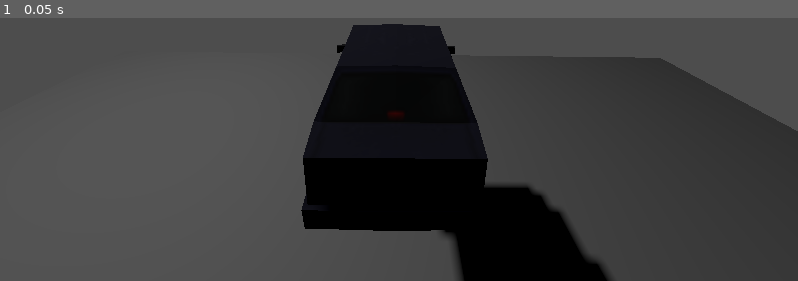
Above: before the commit, frame 1.
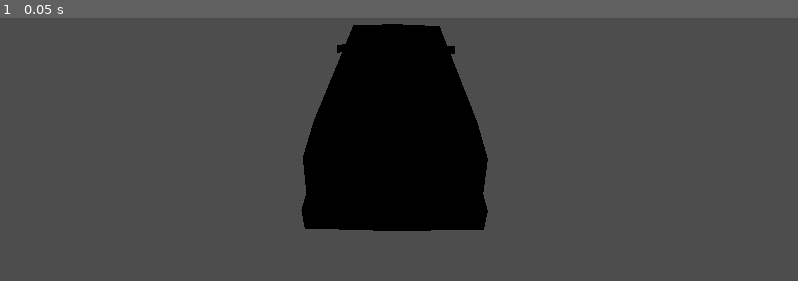
Above: after the commit, the same moment.

Repository: hypercomrade/psx-racer
Game: Godot game, scene res://world.tscn
Same seed, same stepped clock (60 frames per second), same inputs: the game is played once before the commit and once after it.
Inputs:
- Up to frame 1 (0.05 s): no input

The runs differ from the first frame. In frame 1, 12% of the frame differs, in the area x 38-100%, y 2-100%.

Commit message:
Expand floor etc

Diff:
--- /dev/null
+++ b/character_body_3d.gd
@@ -0,0 +1,55 @@
+extends CharacterBody3D
+
+# Movement variables
+@export var speed: float = 3.0
+@export var jump_force: float = 4.5
+@export var gravity: float = 9.8
+
+func _ready():
+	# Make sure the character starts on the ground
+	velocity.y = 0
+
+func _physics_process(delta):
+	# Apply gravity
+	if not is_on_floor():
+		velocity.y -= gravity * delta
+
+	# Handle jump
+	if Input.is_action_just_pressed("ui_accept") and is_on_floor():
+		velocity.y = jump_force
+
+	# Get input direction using your custom actions
+	var input_dir = Vector3.ZERO
+
+	# Forward/Reverse (Z-axis)
+	if Input.is_action_pressed("forward"):
+		input_dir.z -= 1
+	if Input.is_action_pressed("reverse"):
+		input_dir.z += 1
+
+	# Left/Right (X-axis)
+	if Input.is_action_pressed("left"):
+		input_dir.x -= 1
+	if Input.is_action_pressed("right"):
+		input_dir.x += 1
+
+	# Normalize the input direction to prevent faster diagonal movement
+	if input_dir.length() > 0:
+		input_dir = input_dir.normalized()
+
+	# Convert input to movement direction relative to character's rotation
+	var direction = Vector3.ZERO
+	if input_dir.length() > 0:
+		direction = (transform.basis * Vector3(input_dir.x, 0, input_dir.z)).normalized()
+
+	# Apply movement
+	if direction:
+		velocity.x = direction.x * speed
+		velocity.z = direction.z * speed
+	else:
+		# Slow down when not moving
+		velocity.x = move_toward(velocity.x, 0, speed)
+		velocity.z = move_toward(velocity.z, 0, speed)
+
+	# Move the character
+	move_and_slide()
--- a/pc.tscn
+++ b/pc.tscn
@@ -1,6 +1,10 @@
-[gd_scene load_steps=2 format=3 uid="uid://b5oba7am038t"]
+[gd_scene load_steps=4 format=3 uid="uid://b5oba7am038t"]
 
 [ext_resource type="ArrayMesh" uid="uid://ben5a1u3oqk4i" path="res://models/Car 02/Car2.obj" id="1_ukbfy"]
+[ext_resource type="Script" uid="uid://cj6vnhmg3sx1x" path="res://character_body_3d.gd" id="2_crfiw"]
+
+[sub_resource type="SphereShape3D" id="SphereShape3D_ukbfy"]
+radius = 1.5009065
 
 [node name="pc" type="Node3D"]
 
@@ -11,3 +15,10 @@
 layers = 1023
 gi_mode = 2
 mesh = ExtResource("1_ukbfy")
+
+[node name="CharacterBody3D" type="CharacterBody3D" parent="."]
+script = ExtResource("2_crfiw")
+
+[node name="CollisionShape3D" type="CollisionShape3D" parent="CharacterBody3D"]
+transform = Transform3D(1, 0, 0, 0, 1, 0, 0, 0, 1, 0, 1.4497247, 0)
+shape = SubResource("SphereShape3D_ukbfy")
--- a/project.godot
+++ b/project.godot
@@ -18,3 +18,30 @@
 [filesystem]
 
 import/blender/enabled=false
+
+[input]
+
+forward={
+"deadzone": 0.2,
+"events": [Object(InputEventKey,"resource_local_to_scene":false,"resource_name":"","device":-1,"window_id":0,"alt_pressed":false,"shift_pressed":false,"ctrl_pressed":false,"meta_pressed":false,"pressed":false,"keycode":0,"physical_keycode":87,"key_label":0,"unicode":119,"location":0,"echo":false,"script":null)
+]
+}
+reverse={
+"deadzone": 0.2,
+"events": [Object(InputEventKey,"resource_local_to_scene":false,"resource_name":"","device":-1,"window_id":0,"alt_pressed":false,"shift_pressed":false,"ctrl_pressed":false,"meta_pressed":false,"pressed":false,"keycode":0,"physical_keycode":83,"key_label":0,"unicode":115,"location":0,"echo":false,"script":null)
+]
+}
+right={
+"deadzone": 0.2,
+"events": [Object(InputEventKey,"resource_local_to_scene":false,"resource_name":"","device":-1,"window_id":0,"alt_pressed":false,"shift_pressed":false,"ctrl_pressed":false,"meta_pressed":false,"pressed":false,"keycode":0,"physical_keycode":68,"key_label":0,"unicode":100,"location":0,"echo":false,"script":null)
+]
+}
+left={
+"deadzone": 0.2,
+"events": [Object(InputEventKey,"resource_local_to_scene":false,"resource_name":"","device":-1,"window_id":0,"alt_pressed":false,"shift_pressed":false,"ctrl_pressed":false,"meta_pressed":false,"pressed":false,"keycode":0,"physical_keycode":65,"key_label":0,"unicode":97,"location":0,"echo":false,"script":null)
+]
+}
+
+[rendering]
+
+textures/canvas_textures/default_texture_filter=0
--- a/world.tscn
+++ b/world.tscn
@@ -1,9 +1,13 @@
-[gd_scene load_steps=4 format=3 uid="uid://mgp02mkor0at"]
+[gd_scene load_steps=5 format=3 uid="uid://mgp02mkor0at"]
 
 [ext_resource type="PackedScene" uid="uid://b5oba7am038t" path="res://pc.tscn" id="1_f3sb7"]
 
+[sub_resource type="StandardMaterial3D" id="StandardMaterial3D_f3sb7"]
+vertex_color_use_as_albedo = true
+
 [sub_resource type="BoxMesh" id="BoxMesh_gv5m4"]
 lightmap_size_hint = Vector2i(404, 216)
+material = SubResource("StandardMaterial3D_f3sb7")
 add_uv2 = true
 size = Vector3(40, 1, 40)
 
@@ -15,22 +19,24 @@
 [node name="StaticBody3D" type="StaticBody3D" parent="."]
 
 [node name="MeshInstance3D" type="MeshInstance3D" parent="StaticBody3D"]
-transform = Transform3D(1, 0, 0, 0, 1, 0, 0, 0, 1, 0.07069969, -0.17343378, 0)
+transform = Transform3D(1, 0, 0, 0, 1, 0, 0, 0, 1, -0.33577347, -2.1706886, 3.0990543)
 layers = 1023
+gi_mode = 2
 mesh = SubResource("BoxMesh_gv5m4")
 
 [node name="CollisionShape3D" type="CollisionShape3D" parent="StaticBody3D"]
-transform = Transform3D(1, 0, 0, 0, 1, 0, 0, 0, 1, -1.2257042, -0.82235956, -0.31011963)
+transform = Transform3D(1, 0, 0, 0, 1, 0, 0, 0, 1, -1.2257042, -2.727202, -0.31011963)
 shape = SubResource("BoxShape3D_gv5m4")
+debug_color = Color(0.88574857, 0.24311858, 0.5745564, 0.41960785)
 
 [node name="pc" parent="." instance=ExtResource("1_f3sb7")]
-transform = Transform3D(1, 0, 0, 0, 1, 0, 0, 0, 1, 0, 5.278651, 6.0397005)
+transform = Transform3D(1, 0, 0, 0, 1, 0, 0, 0, 1, 0, 46.108536, 6.0397005)
 
 [node name="OmniLight3D" type="OmniLight3D" parent="."]
 transform = Transform3D(1, 0, 0, 0, 1, 0, 0, 0, 1, 12.461923, 22.793457, 12.377712)
-light_energy = 6.719
+light_energy = 11.534
 light_indirect_energy = 3.951
 light_volumetric_fog_energy = 3.865
 light_size = 2.45
 shadow_enabled = true
-omni_range = 2508.836
+omni_range = 29.549
Not shown, added: character_body_3d.gd.uid
